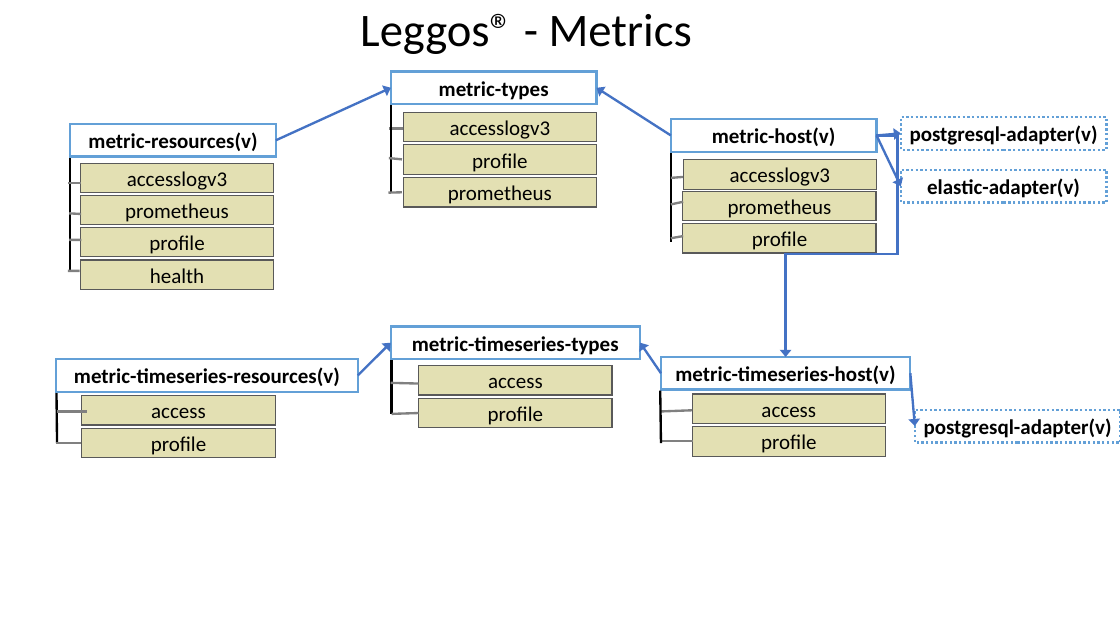
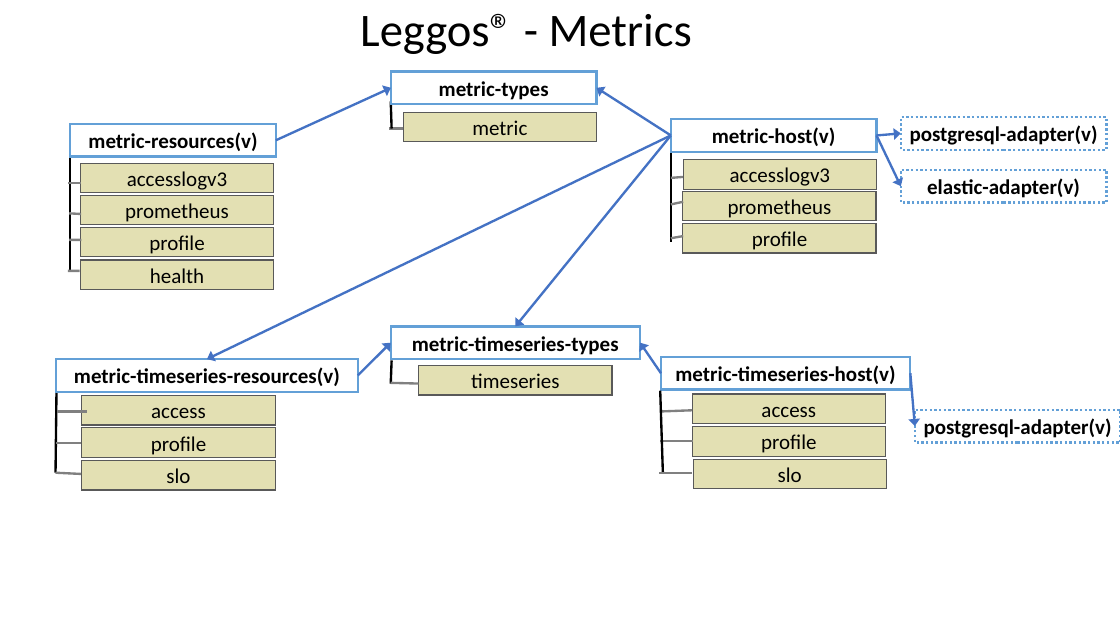
Before and after one commit to idiomatic-go/application-architecture, a slide deck: slide 3 of GO-Micro-Resources-Application.pptx. Drawn at 1120x630 pixels with LibreOffice and Linux fonts; fonts in the diff are those of the drawing. Boxes give left, top, right and bottom in pixels: in the first picture for what was removed or moved away, otherwise in the second. Text is boxed around its words. In the diff, an @@ line names an element or a change of style, - is before the commit and + after.

```diff
--- a/GO-Micro-Resources-Application.pptx
+++ b/GO-Micro-Resources-Application.pptx
@@ line moved from (391, 102) - (391, 192) to (391, 102) - (392, 129) @@
@@ arrow added from (671, 135) to (207, 359), #4472C4 2 pt @@
@@ rectangle removed at [403,145,597,174] @@
-profile
@@ text in rectangle at [472,120,527,142]: text changed @@
-accesslogv3
+metric
@@ arrow added from (671, 135) to (516, 327), #4472C4 2 pt @@
@@ elbow arrow removed from (877, 135) to (786, 357) @@
@@ line removed from (402, 160) to (389, 158) @@
@@ rectangle removed at [403,177,597,207] @@
-prometheus
@@ line removed from (402, 192) to (389, 192) @@
@@ line moved from (392, 360) - (392, 414) to (392, 360) - (391, 384) @@
@@ text in rectangle at [471,373,559,395]: text changed @@
-access
+timeseries
@@ line moved from (56, 392) - (57, 444) to (56, 392) - (55, 473) @@
@@ rectangle removed at [419,398,613,428] @@
-profile
@@ line moved from (660, 391) - (661, 444) to (660, 391) - (663, 473) @@
@@ line moved from (418, 413) - (392, 414) to (81, 474) - (55, 473) @@
@@ rectangle added at [82,460,276,490], fill #E3E0B3, outline #595959 1 pt, 18 pt, text #000000 @@
+slo
@@ line added from (692, 473) to (660, 473), #808080 2 pt @@
@@ rectangle added at [693,460,886,489], fill #E3E0B3, outline #595959 1 pt, 18 pt, text #000000 @@
+slo
```
Also in this commit, not shown: 1 other slide changed, 2 slides added, 3 slides removed.
